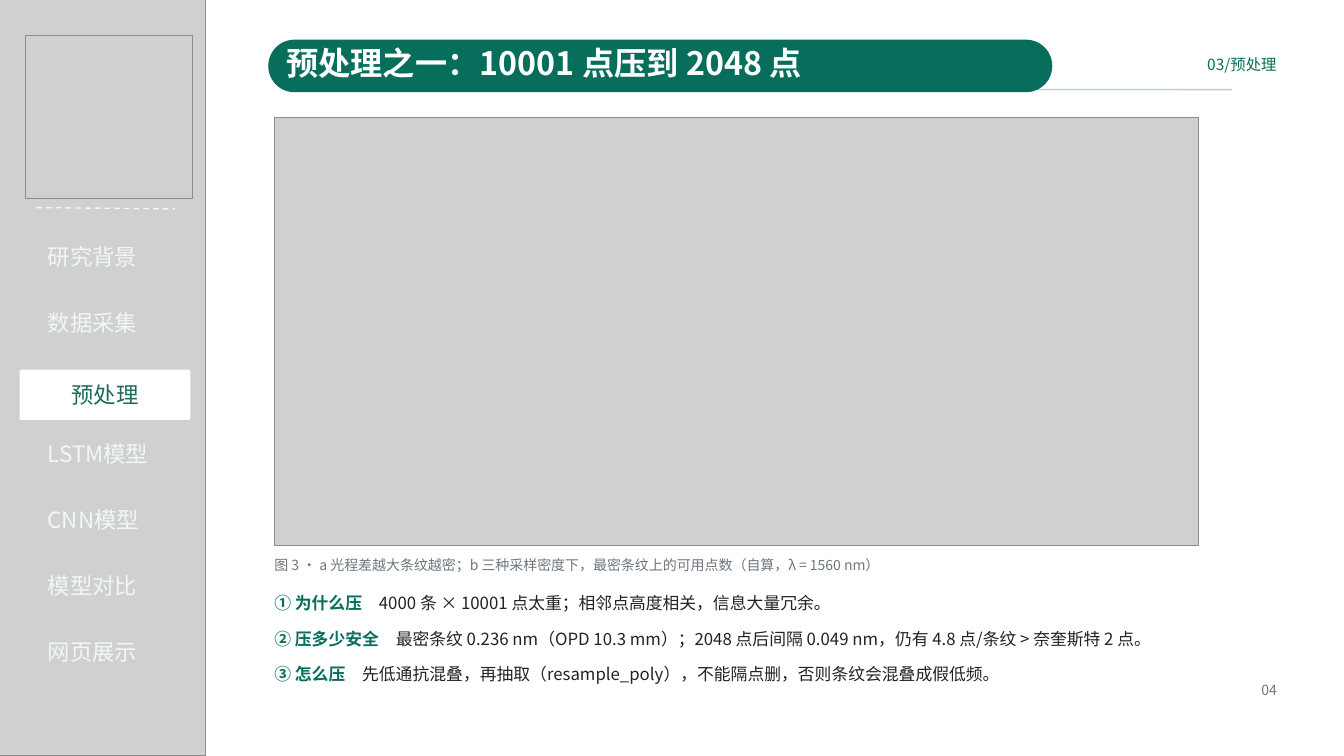
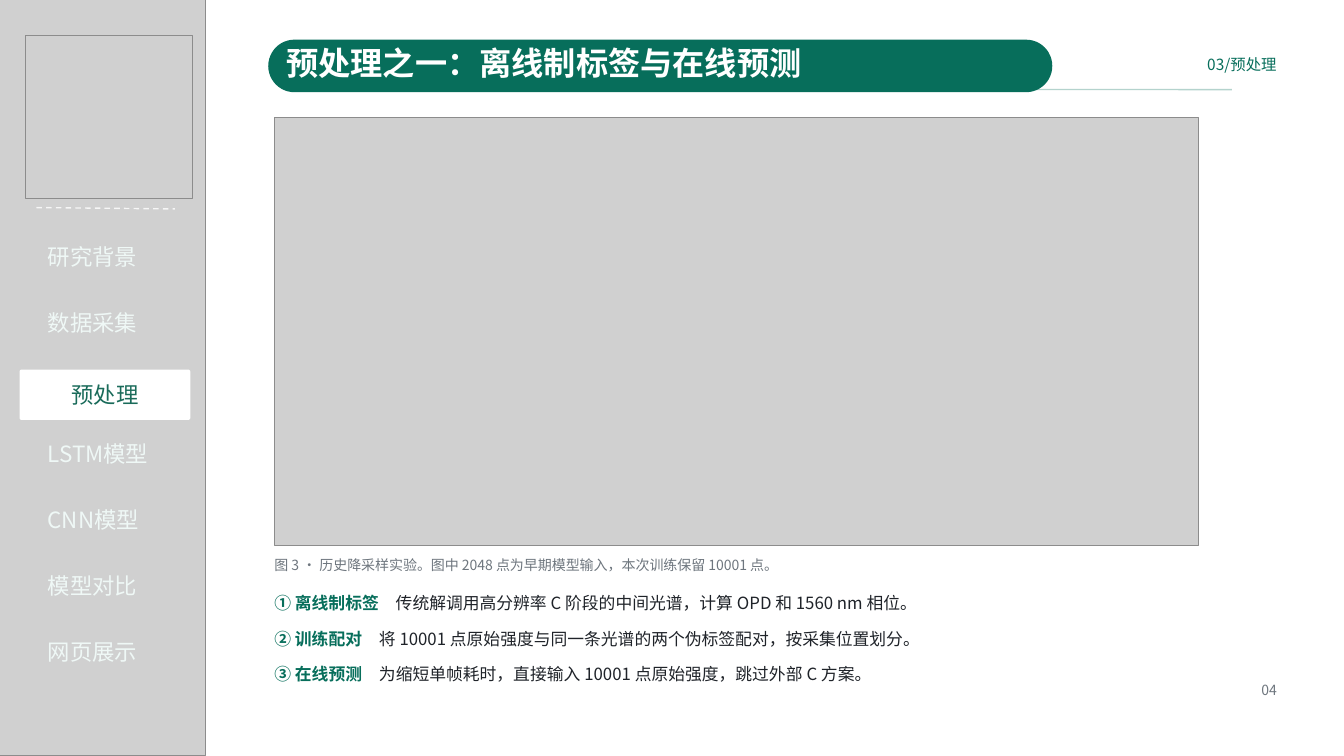
Before and after one commit to Kyson001/intelligent-demodulation-of-spectral-interference-signalsls, a slide deck: slide 4 of presentations/2.0.pptx. Drawn at 1344x756 pixels with LibreOffice and Linux fonts; fonts in the diff are those of the drawing; grey boxes stand for pictures. Boxes give left, top, right and bottom in pixels: in the first picture for what was removed or moved away, otherwise in the second. Text is boxed around its words. In the diff, an @@ line names an element or a change of style, - is before the commit and + after.

```diff
--- a/presentations/2.0.pptx
+++ b/presentations/2.0.pptx
@@ text at bbox=[286, 47, 801, 78]: text changed @@
-预处理之一：10001 点压到 2048 点
+预处理之一：离线制标签与在线预测
@@ text at bbox=[274, 558, 778, 571]: text changed @@
-图 3 · a 光程差越大条纹越密；b 三种采样密度下，最密条纹上的可用点数（自算，λ = 1560 nm）
+图 3 · 历史降采样实验。图中 2048 点为早期模型输入，本次训练保留 10001 点。
@@ text at bbox=[274, 594, 917, 611]: text changed @@
-① 为什么压 4000 条 × 10001 点太重；相邻点高度相关，信息大量冗余。
+① 离线制标签 传统解调用高分辨率 C 阶段的中间光谱，计算 OPD 和 1560 nm 相位。
@@ text at bbox=[274, 630, 920, 647]: text changed @@
-② 压多少安全 最密条纹 0.236 nm（OPD 10.3 mm）；2048 点后间隔 0.049 nm，仍有 4.8 点/条纹 > 奈奎斯特 2 点。
+② 训练配对 将 10001 点原始强度与同一条光谱的两个伪标签配对，按采集位置划分。
@@ text at bbox=[274, 665, 871, 682]: text changed @@
-③ 怎么压 先低通抗混叠，再抽取（resample_poly），不能隔点删，否则条纹会混叠成假低频。
+③ 在线预测 为缩短单帧耗时，直接输入 10001 点原始强度，跳过外部 C 方案。
```
Also in this commit, not shown: 13 other slides changed, 18 other files.
